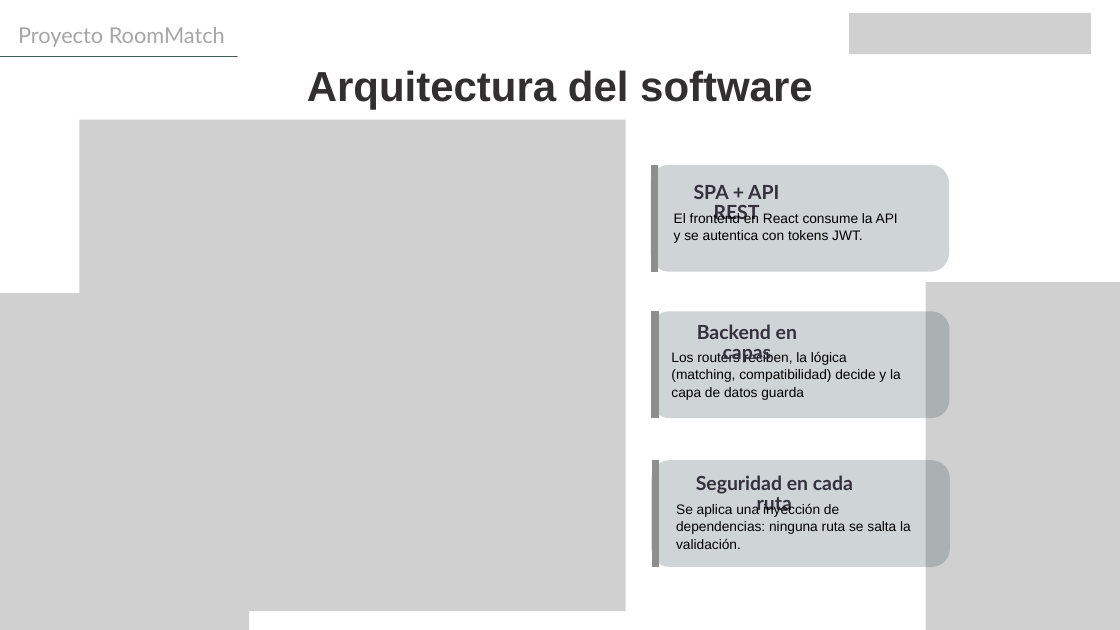
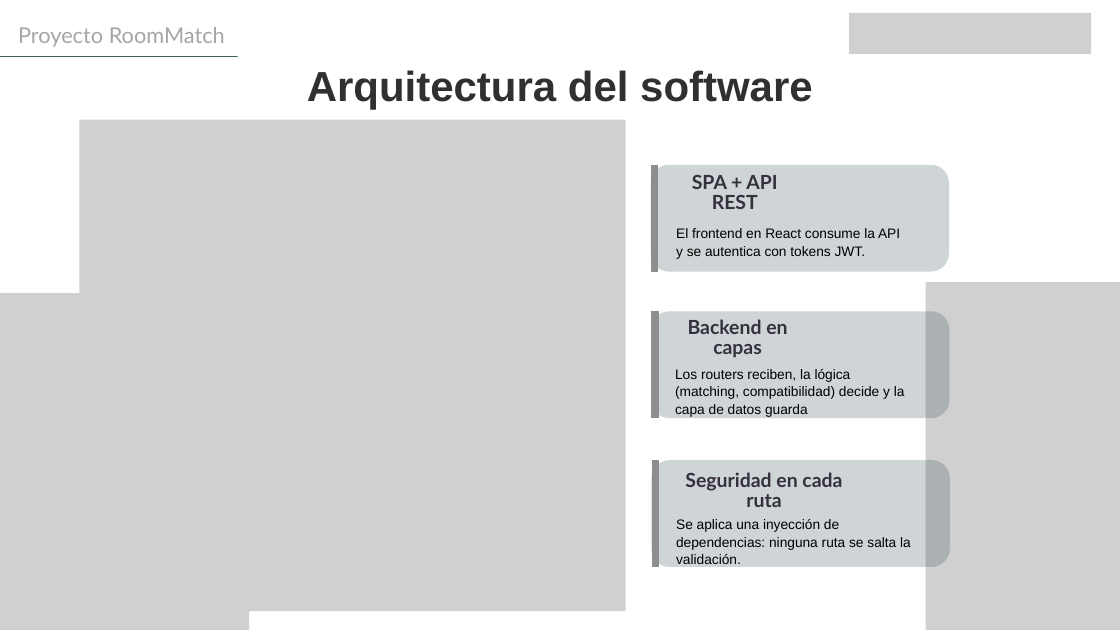
Before and after one commit to Moryab/Capstone, a slide deck: slide 8 of Fase 2/Evidencias Proyecto/Presentación Proyecto.pptx. Drawn at 1120x630 pixels with LibreOffice and Linux fonts; fonts in the diff are those of the drawing; grey boxes stand for pictures. Boxes give left, top, right and bottom in pixels: in the first picture for what was removed or moved away, otherwise in the second. Text is boxed around its words. In the diff, an @@ line names an element or a change of style, - is before the commit and + after.

```diff
--- a/Fase 2/Evidencias Proyecto/Presentación Proyecto.pptx
+++ b/Fase 2/Evidencias Proyecto/Presentación Proyecto.pptx
@@ text "SPA + API REST" rewrapped from <box>694,185,779,223</box> to <box>692,175,777,209</box> @@
@@ text "El frontend en React consume ...": place and size @@
-text "El frontend en React consume ..." at <box>674,212,898,243</box>
+text "El frontend en React consume ..." at <box>676,228,900,259</box>
@@ text "Backend en capas": place and size @@
-text "Backend en capas" at <box>697,324,797,362</box>
+text "Backend en capas" at <box>688,319,787,358</box>
@@ text "Los routers reciben, la lógica ...": place and size @@
-text "Los routers reciben, la lógica ..." at <box>671,351,901,400</box>
+text "Los routers reciben, la lógica ..." at <box>675,369,905,417</box>
@@ text "Seguridad en cada ruta" rewrapped from <box>696,475,853,514</box> to <box>685,472,842,507</box> @@
@@ text "Se aplica una inyección de ...": place and size @@
-text "Se aplica una inyección de ..." at <box>676,503,911,549</box>
+text "Se aplica una inyección de ..." at <box>676,519,911,564</box>
```
Also in this commit, not shown: 3 other slides changed.
